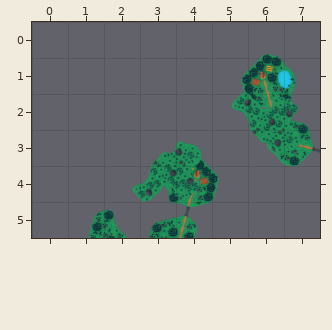
Level history. Tiled map (JSON): public/assets/levels/dev.json. The picture above is the old version.
Cells are 256x256 px. Shown: x 0..7, y 0..5.
After:
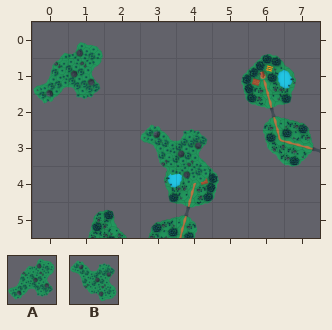
Key: from "islnad-grass-small": A 0, B 0 flipped up-down.
Objects are placed by their top-left corner, in cells (3,4 is the top-left corner of cell 3,4); size is 1x1 cell unless given.
The commit says: create islands: debug mode
The exact change:
Layer "islandsTop":
changed: A at 2.8,3.2 size 2x2 -> A at 0,0.5 size 2x2
changed: B at 5.5,1.8 size 2x2 -> B at 3,2.7 size 2x2
Pixel boxes of the changes (left, top, right, bottom) in both pictures:
new place: (33, 42, 103, 104)
old place: (231, 92, 300, 154)
changed: (132, 124, 210, 203)
